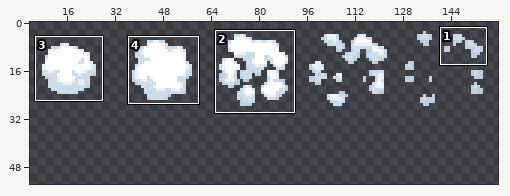
A sprite sheet gets an edit: Dragon.gmx/sprites/images/sprEffects_0.png. Above: a wide view before the commit, with the close-up outlined.
Close-up. Before the edit:
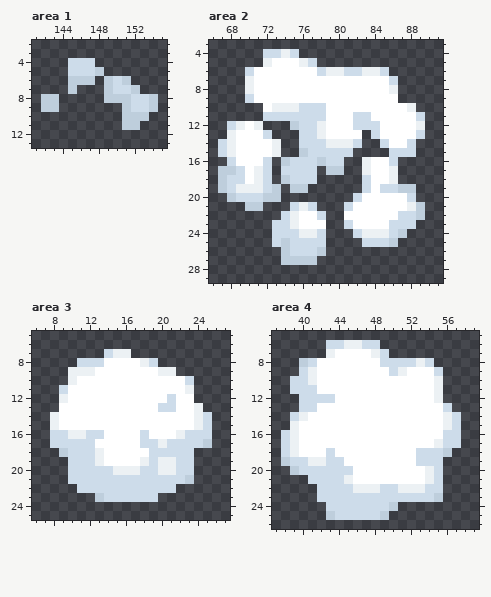
The file is 160x128 pixels. Shown: area 1: x 141..155, y 2..13; area 2: x 66..91, y 3..29; area 3: x 6..27, y 5..25; area 4: x 37..59, y 5..26. The wide view leaves out empty margins. The commit also changed other parts of the picture, which this record leaves out.
After:
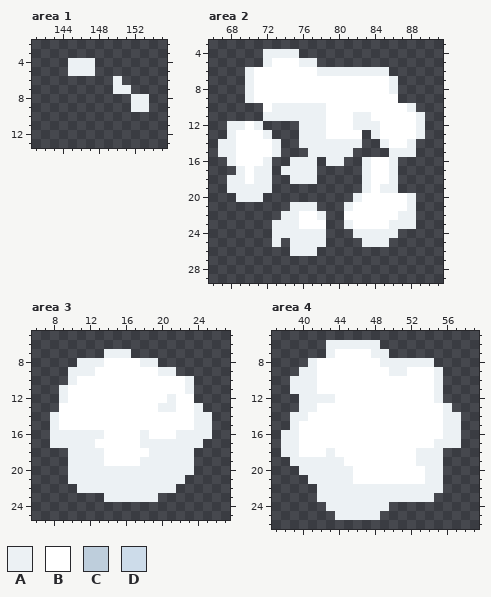
Palette (. is transparent): A #ecf1f4  B #ffffff  C #becedc  D #cddcea
Difference:
--- area 1
@@ x 141..155 @@
  3 ...............
- 4 ....DDD........
- 5 ....DDDC.......
- 6 ....CCC.CDC....
- 7 ....C...CDDC...
- 8 .CC.....CCCDDC.
- 9 .CC.......CDDC.
-10 ..........CCC..
-11 ..........CC...
+ 4 ....AAA........
+ 5 ....AAA........
+ 6 .........A.....
+ 7 .........AA....
+ 8 ...........AA..
+ 9 ...........AA..
+10 ...............
+11 ...............
 12 ...............
--- area 2
@@ x 66..91 @@
  3 ..........................
- 4 ......DDAD................
- 5 ......ABBBAD..............
- 6 ....DBBBBBBBDAADDAAD......
- 7 ....ABBBBBBBBBBBBBBBD.....
+ 4 ......AAAA................
+ 5 ......ABBBAA..............
+ 6 ....ABBBBBBBAAAAAAAA......
+ 7 ....ABBBBBBBBBBBBBBBA.....
  8 ....ABBBBBBBBBBBBBBBA.....
- 9 ....DBBBBBBBBBBBBBBBB.....
-10 ......BAAADDDBBBBBBBBBA...
-11 ......DDDDDDDBBBDDBBBBBD..
-12 ..DABA...CDDABBBDDDBBBBA..
-13 ..ABBBD...DDABBBB.DBBBBD..
-14 .DABBBBA..DDDAAAD..DBBD...
-15 .DABBBBA..CDDDDD....DDD...
-16 ..DBBBD.CDDDCDD..ABBD.....
-17 .CCDBAD.DDDD.CC..ABBA.....
-18 .CDDBAD.CDDD.....DBBA.....
-19 .CDAAADC.CC......DBDDCC...
-20 ..CDDDCC........DBBBBBD...
-21 ....CC...DAD...DBBBBBBAC..
-22 ........DABBD..BBBBBBDDC..
-23 .......DDABBB..DBBBBDDD...
-24 .......DDDAAD...DAAADC....
-25 .......DCDDDD....DDDC.....
-26 ........CDDDC.............
-27 ........CCCC..............
+ 9 ....ABBBBBBBBBBBBBBBB.....
+10 ......BAAAAAABBBBBBBBBA...
+11 ......AAAAAAABBBAABBBBBA..
+12 ..AABA....AAABBBAAABBBBA..
+13 ..ABBBA...AAABBBB.ABBBBA..
+14 .AABBBBA..AAAAAAA..ABBA...
+15 .AABBBBA...AAAAA....AAA...
+16 ..ABBBA..AAA.AA..ABBA.....
+17 ...ABAA.AAAA.....ABBA.....
+18 ..AABAA..AAA.....ABBA.....
+19 ..AAAAA..........ABAA.....
+20 ...AAA..........ABBBBBA...
+21 .........AAA...ABBBBBBA...
+22 ........AABBA..BBBBBBAA...
+23 .......AAABBB..ABBBBAAA...
+24 .......AAAAAA...AAAAA.....
+25 .......A.AAAA....AAA......
+26 .........AAA..............
+27 ..........................
 28 ..........................
--- area 3
@@ x 6..27 @@
  6 ......................
- 7 ........DAA...........
- 8 .....DDDBBBBAD........
+ 7 ........AAA...........
+ 8 .....AAABBBBAA........
  9 ....AAABBBBBBBAA......
-10 ....ABBBBBBBBBBBBD....
-11 ...DBBBBBBBBBBBBBA....
-12 ...ABBBBBBBBBBBDBB....
-13 ...BBBBBBBBBBBDDBBA...
-14 ..ABBBBBBBBBBBBBBBAD..
-15 ..ABBBBBBBBBBBBBBBAD..
-16 ..DDAADDBBBBDBBBADDD..
-17 ..DDDDDBBBBBDDADDDDC..
-18 ...CDDDABBBBBDDDDD....
-19 ....DDDABBBBADAADD....
-20 ....DDDDDAAADDAADD....
-21 ....DDDDDDDDDDDDDC....
-22 .....DDDDDDDDDDD......
-23 .......CDDDDDD........
+10 ....ABBBBBBBBBBBBA....
+11 ...ABBBBBBBBBBBBBA....
+12 ...ABBBBBBBBBBBABB....
+13 ...BBBBBBBBBBBAABBA...
+14 ..ABBBBBBBBBBBBBBBAA..
+15 ..ABBBBBBBBBBBBBBBAA..
+16 ..AAAAAABBBBABBBAAAA..
+17 ..AAAAABBBBBAAAAAAA...
+18 ....AAAABBBBBAAAAA....
+19 ....AAAABBBBAAAAAA....
+20 ....AAAAAAAAAAAAAA....
+21 ....AAAAAAAAAAAAA.....
+22 .....AAAAAAAAAAA......
+23 ........AAAAAA........
 24 ......................
--- area 4
@@ x 37..59 @@
  5 .......................
- 6 ......DDAADD...........
- 7 ......ABBBBAD..........
- 8 ...CDBBBBBBBDDDDAD.....
- 9 ...DABBBBBBBBDABBBD....
-10 ..DDABBBBBBBBBBBBBA....
-11 ..DDDBBBBBBBBBBBBBA....
-12 ...DDDDBBBBBBBBBBBA....
-13 ...DDBBBBBBBBBBBBBBD...
-14 ..DABBBBBBBBBBBBBBBAD..
-15 ..ABBBBBBBBBBBBBBBBAD..
-16 .DABBBBBBBBBBBBBBBBDD..
-17 .DABBBBBBBBBBBBBBBADD..
-18 .DABBBDBBBBBBBBBDDDC...
-19 .CDDAADDBBBBBBBBDDD....
-20 ..CDDDDDDBBBBBBBBAD....
-21 ....DDDDABBBBBBBBAD....
-22 .....DDDDAAADDAAADD....
-23 .....DDDDDDDDDDDDDC....
-24 ......DDDDDDDC.........
-25 ......CDDDDDC..........
+ 6 ......AAAAAA...........
+ 7 ......ABBBBAA..........
+ 8 ....ABBBBBBBAAAAAA.....
+ 9 ...AABBBBBBBBAABBBA....
+10 ..AAABBBBBBBBBBBBBA....
+11 ..AAABBBBBBBBBBBBBA....
+12 ...AAAABBBBBBBBBBBA....
+13 ...AABBBBBBBBBBBBBBA...
+14 ..AABBBBBBBBBBBBBBBAA..
+15 ..ABBBBBBBBBBBBBBBBAA..
+16 .AABBBBBBBBBBBBBBBBAA..
+17 .AABBBBBBBBBBBBBBBAAA..
+18 .AABBBABBBBBBBBBAAA....
+19 ..AAAAAABBBBBBBBAAA....
+20 ...AAAAAABBBBBBBBAA....
+21 ....AAAAABBBBBBBBAA....
+22 .....AAAAAAAAAAAAAA....
+23 .....AAAAAAAAAAAAA.....
+24 ......AAAAAAA..........
+25 .......AAAAA...........
 26 .......................
